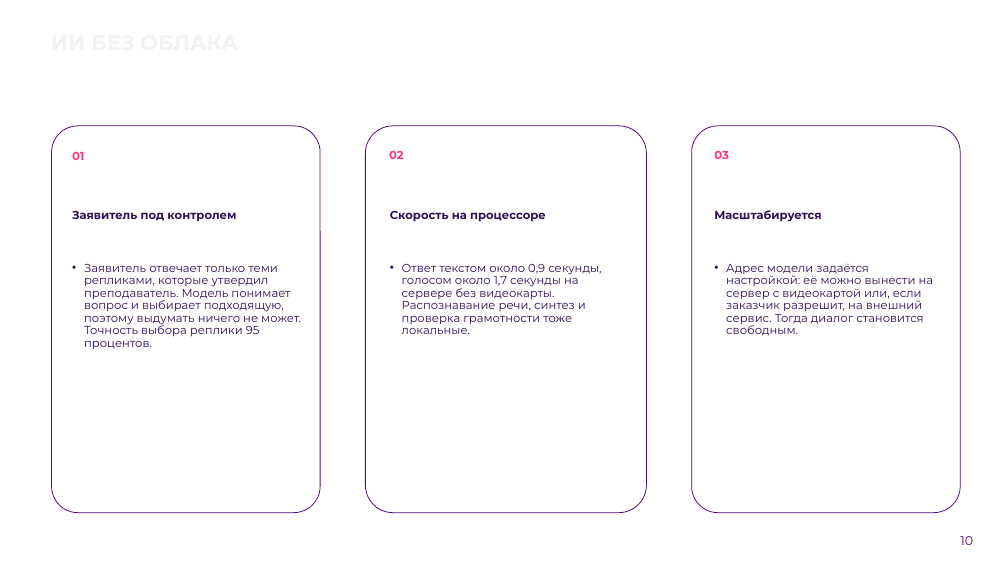
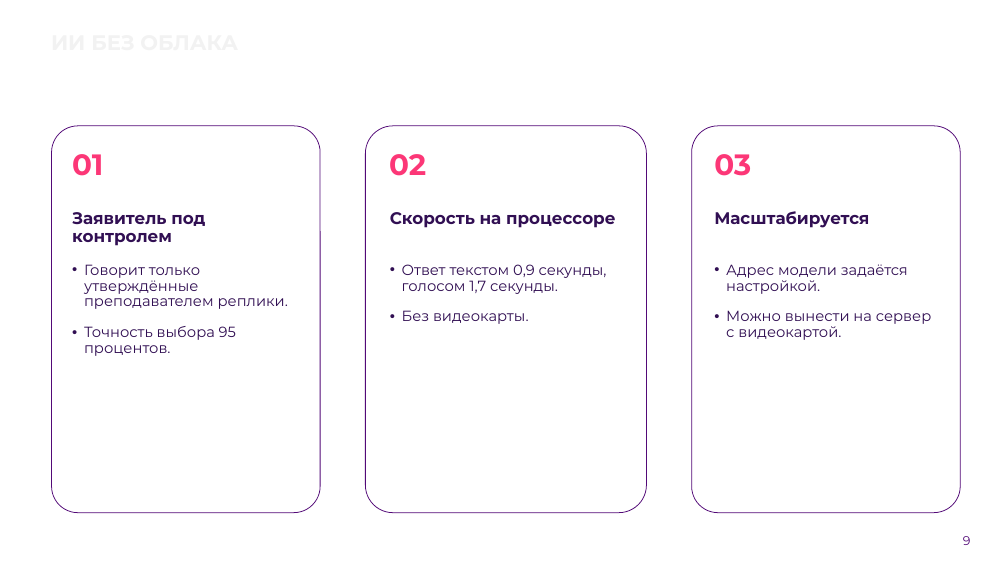
Before and after one commit to Vadik145-beep/lct-112-simulator, a slide deck: slide 9 of docs/presentation/ЛЦТ2026_Ультратех_задача9.pptx (slide 10 before the commit). Drawn at 1008x567 pixels with LibreOffice and Linux fonts; fonts in the diff are those of the drawing; background and template pictures are left out. Boxes give left, top, right and bottom in pixels: in the first picture for what was removed or moved away, otherwise in the second. Text is boxed around its words. In the diff, an @@ line names an element or a change of style, - is before the commit and + after.

```diff
--- a/docs/presentation/ЛЦТ2026_Ультратех_задача9.pptx
+++ b/docs/presentation/ЛЦТ2026_Ультратех_задача9.pptx
@@ size 11 to 28 pt; more space between paragraphs in 3 elements at [72,154,103,176], [389,154,426,176], [714,154,751,176] @@
@@ size 11 to 16 pt; more space between paragraphs in 3 elements at [72,212,205,246], [390,212,616,228], [714,211,869,228] @@
@@ text at [84,264,288,356]: text changed; size 11 to 14 pt @@
-• Заявитель отвечает только теми репликами, которые утвердил преподаватель. Модель понимает вопрос и выбирает подходящую, поэтому выдумать ничего не может. Точность выбора реплики 95 процентов.
+• Говорит только утверждённые преподавателем реплики.
+• Точность выбора 95 процентов.
@@ text at [402,264,607,324]: text changed; size 11 to 14 pt @@
-• Ответ текстом около 0,9 секунды, голосом около 1,7 секунды на сервере без видеокарты. Распознавание речи, синтез и проверка грамотности тоже локальные.
+• Ответ текстом 0,9 секунды, голосом 1,7 секунды.
+• Без видеокарты.
@@ text at [726,264,932,340]: text changed; size 11 to 14 pt @@
-• Адрес модели задаётся настройкой: её можно вынести на сервер с видеокартой или, если заказчик разрешит, на внешний сервис. Тогда диалог становится свободным.
+• Адрес модели задаётся настройкой.
+• Можно вынести на сервер с видеокартой.
@@ page number at [963,536,971,545]: text changed @@
-10
+9
```
Also in this commit, not shown: 11 other slides changed, 5 slides added, 1 other file.
